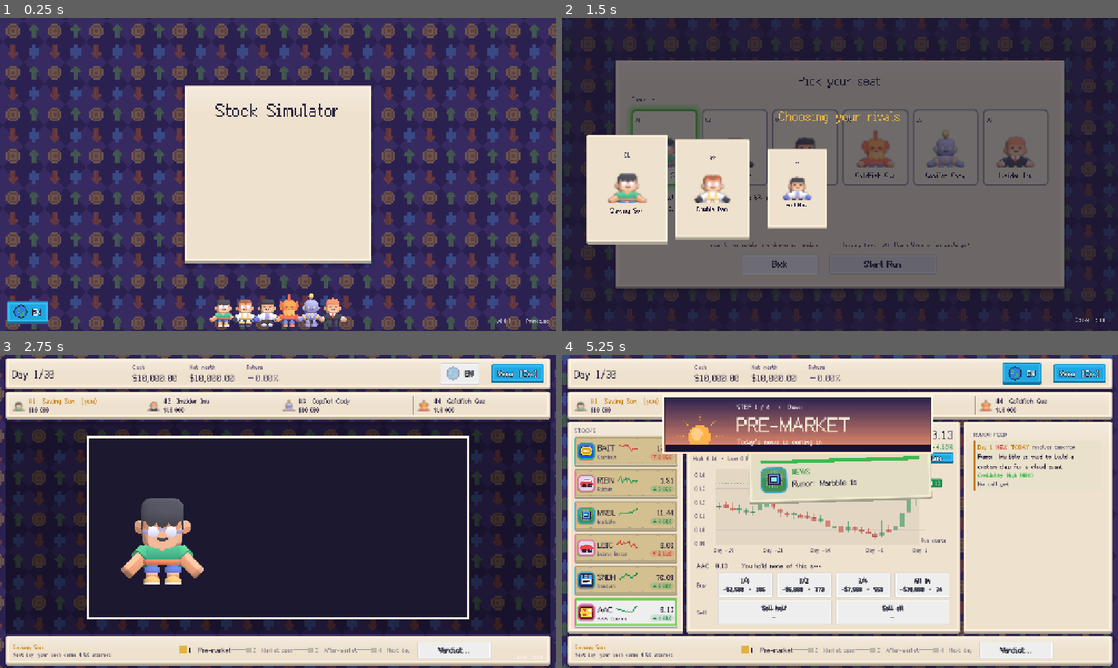
Above: before the commit, frames 1-4 (two rows, left to right).
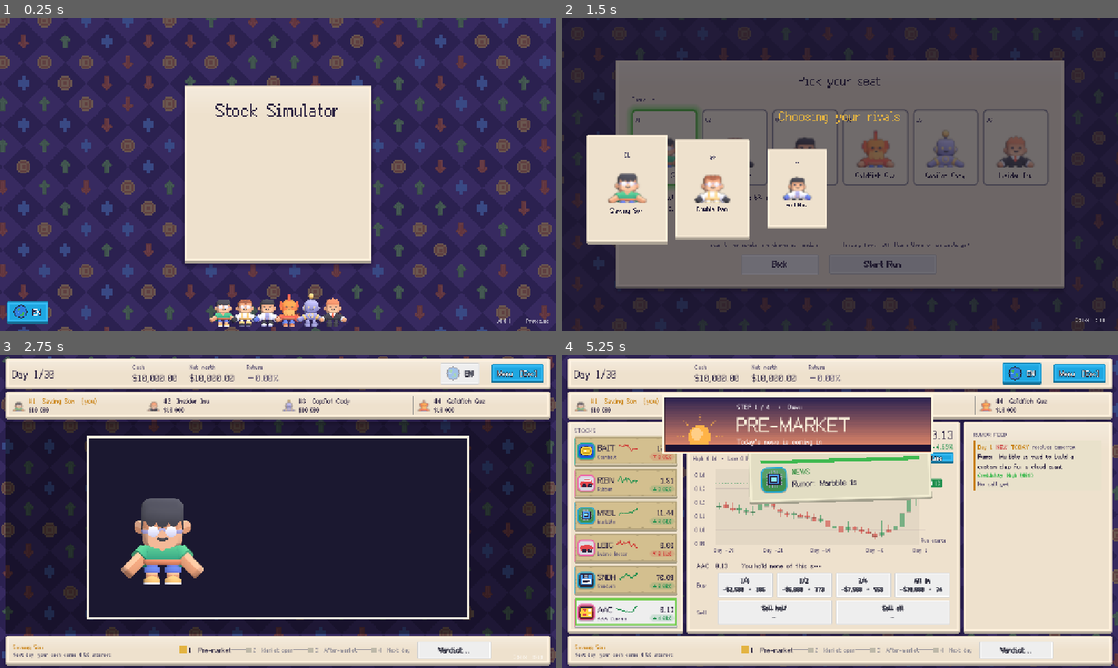
Above: after the commit, the same moments.

Repository: littenduck/stock-simulator
Game: Godot game, scene res://ui/main_menu/main_menu.tscn
The game is run twice, just before and just after one commit, with the same random seed, the same clock (stepped at 60 frames per second) and the same inputs.
Inputs (mouse positions are in pixels of both pictures, inside the frame that each line leads up to):
- Up to frame 1 (0.25 s): no input
- Up to frame 2 (1.5 s): click "New Run" at 0.5 s; click "Start Run" at 1.25 s
- Up to frame 3 (2.75 s): tap Enter (ui_accept) at 2, 2.27 s; move the mouse to (400, 495) at 2.02 s; hold Right from 2.03 s (still down); hold B (buy) from 2.03 s (still down); click (400, 495) at 2.17 s
- Up to frame 4 (5.25 s): move the mouse to (728, 527) at 2.77 s; release Right at 2.78 s; release B (buy) at 2.78 s; hold Left 2.78-3.53 s; tap Space (next_day) at 2.85 s; tap Enter (ui_accept) at 3.02, 4.52 s; move the mouse to (895, 442) at 3.52 s; hold Right 3.53-4.28 s; tap 3 (select_stock_3) at 3.6 s; move the mouse to (812, 574) at 4.27 s; hold W 4.28-5.03 s; tap 6 (select_stock_6) at 4.35 s; click (812, 574) at 4.42 s; move the mouse to (1006, 558) at 5.02 s; hold Left from 5.03 s (still down); hold S (sell) from 5.03 s (still down)

The runs differ from the first frame. In frame 1, 29% of the frame differs, in the area x 0-100%, y 0-100%; in frame 2, 2.1%; in frame 3, 7.6%; in frame 4, 2.6%.

Commit message:
ui: each square of the checkerboard background carries one icon in its middle (random coin, arrow or plus)
Co-Authored-By: Claude Sonnet 5.5 <noreply@anthropic.com>

Diff:
--- a/ui/theme/animated_background.gdshader
+++ b/ui/theme/animated_background.gdshader
@@ -1,8 +1,8 @@
 shader_type canvas_item;
-// A diamond checkerboard (dark and light squares turned 45 degrees) that scrolls from the top-left to the bottom-right,
-// with the small coin / plus / arrow icons of `tile` drawn over it and scrolling with it. The checkerboard follows the
-// background of fusion-pixel-font.takwolf.com: a 96 px cell, 96 px of travel every 4 seconds. `rect_size` is set by
-// animated_background.gd.
+// A diamond checkerboard (dark and light squares turned 45 degrees) that scrolls from the top-left to the bottom-right.
+// The checkerboard follows the background of fusion-pixel-font.takwolf.com: a 96 px cell, 96 px of travel every 4 seconds.
+// Every square (dark or light) carries ONE icon in its middle: coin, up arrow, down arrow or plus, taken from the four
+// 48 px quarters of `tile` and picked at random for each square. `rect_size` is set by animated_background.gd.
 
 uniform sampler2D tile : filter_nearest, repeat_enable;
 uniform vec2 rect_size = vec2(1280.0, 720.0);
@@ -11,15 +11,29 @@
 uniform vec4 dark : source_color = vec4(0.169, 0.129, 0.314, 1.0);
 uniform vec4 light : source_color = vec4(0.215, 0.165, 0.376, 1.0);
 
+float hash(vec2 p) {
+	return fract(sin(dot(p, vec2(12.9898, 78.233))) * 43758.5453);
+}
+
 void fragment() {
-	vec2 pixel = UV * rect_size - vec2(1.0, 1.0) * TIME * speed;
+	vec2 pixel = floor(UV * rect_size - vec2(1.0, 1.0) * TIME * speed);
+	float cell = tile_size.x;
+	float half_cell = cell * 0.5;
 	// Inside one cell (x, y from 0 to 96) the dark part is the diamond |x - y| <= 48 and 48 <= x + y <= 144;
 	// the four corners around it are light and join the neighbouring cells' corners into light diamonds.
-	vec2 q = mod(floor(pixel), tile_size.x);
-	bool is_light = abs(q.x - q.y) > 48.0 || abs(q.x + q.y - 96.0) > 48.0;
-	vec4 base = is_light ? light : dark;
-	// The icons: the tile's own background colour is not drawn, only what is painted on it.
-	vec4 icon = texture(tile, pixel / tile_size);
-	float is_icon = step(0.04, distance(icon.rgb, dark.rgb)) * icon.a;
-	COLOR = vec4(mix(base.rgb, icon.rgb, is_icon), 1.0);
+	vec2 q = mod(pixel, cell);
+	bool is_light = abs(q.x - q.y) > half_cell || abs(q.x + q.y - cell) > half_cell;
+	// The middle of the square this pixel is in: the cell's centre for a dark one, a cell corner for a light one.
+	vec2 centre = is_light ? floor(pixel / cell + 0.5) * cell : floor(pixel / cell) * cell + vec2(half_cell);
+	vec2 local = pixel - centre;    // -48 .. 48 around the middle
+	vec3 colour = is_light ? light.rgb : dark.rgb;
+	if (abs(local.x) < 24.0 && abs(local.y) < 24.0) {
+		int id = int(floor(hash(centre / half_cell + (is_light ? vec2(0.5) : vec2(0.0))) * 4.0));
+		vec2 quarter = vec2(float(id % 2), float(id / 2)) * 48.0;
+		ivec2 texel = ivec2(quarter + local + vec2(24.0));
+		vec4 icon = texelFetch(tile, texel, 0);
+		float is_icon = step(0.04, distance(icon.rgb, dark.rgb)) * icon.a;
+		colour = mix(colour, icon.rgb, is_icon);
+	}
+	COLOR = vec4(colour, 1.0);
 }
